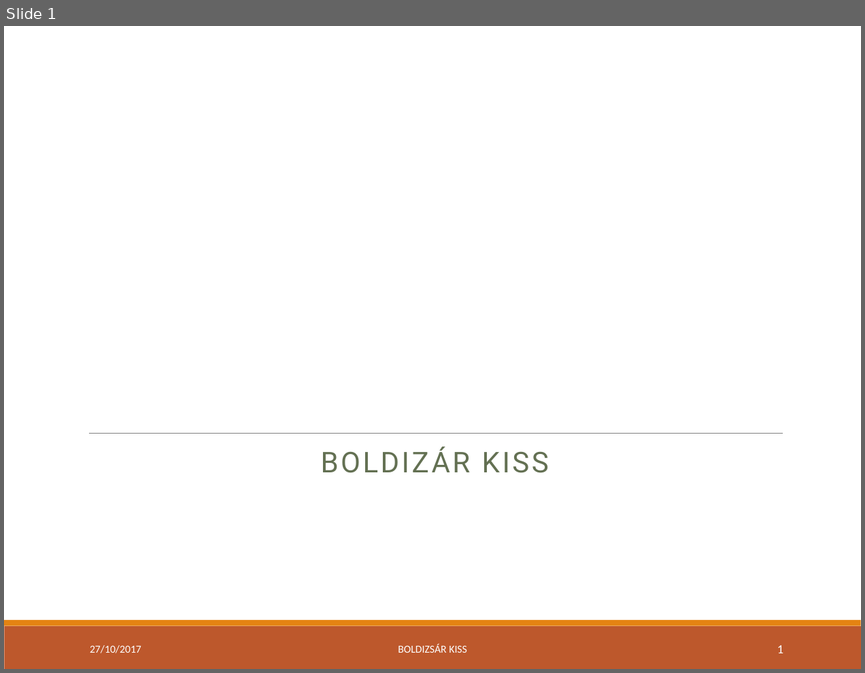
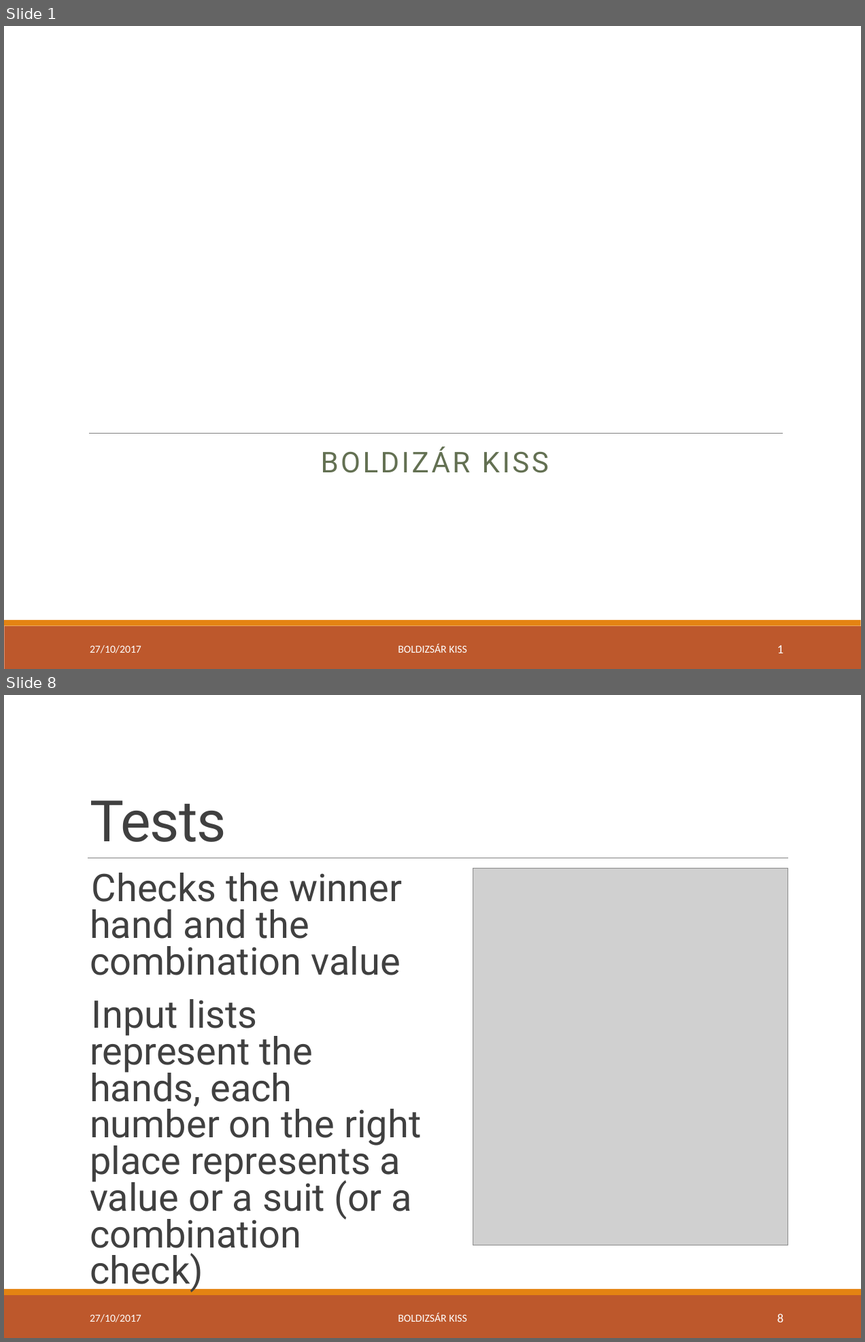
Before and after one commit to green-fox-academy/bpo106, a slide deck: week07/day04/demo/ppt-w07.pptx. Shown one above the other, each under a label of ours: slide 1 before the commit, slides 1 and 8 after it; the slides between them are not shown. The pictures are 865x673 and 865x1342 pixels, drawn with LibreOffice and Linux fonts; fonts in the diff are those of the drawing; grey boxes stand for pictures. Boxes give left, top, right and bottom in pixels: in the first picture for what was removed or moved away, otherwise in the second. Text is boxed around its words. In the diff, an @@ line names an element or a change of style, - is before the commit and + after.

Commit message:
Demo improvements (removed Lenin's picture by a Solution Explorer screenshot).

```diff
--- a/week07/day04/demo/ppt-w07.pptx
+++ b/week07/day04/demo/ppt-w07.pptx
@@ slide 8 added at [4,695,861,1338], background #FFFFFF; not listed: 2 template elements that a slide beside it also shows @@
@@ title added at [90,800,226,842], 48 pt, text #404040 @@
+Tests
@@ line added from (88, 858) to (788, 858), #808080 0.5 pt @@
@@ text added at [90,872,421,1256], 32 pt, text #404040 @@
+  Checks the winner hand and the combination value
+  Input lists represent the hands, each number on the right place represents a value or a suit (or a combination check)
@@ picture added at [473,868,788,1245] @@
@@ text added at [90,1314,141,1322], 9 pt, text #FFFFFF @@
+27/10/2017
@@ text added at [398,1312,467,1321], 9 pt, text #FFFFFF @@
+BOLDIZSÁR KISS
@@ page number added at [777,1313,783,1322], 10.5 pt, text #FFFFFF @@
+8
```
Also in this commit, not shown: 5 slides changed, 2 other slides added.
